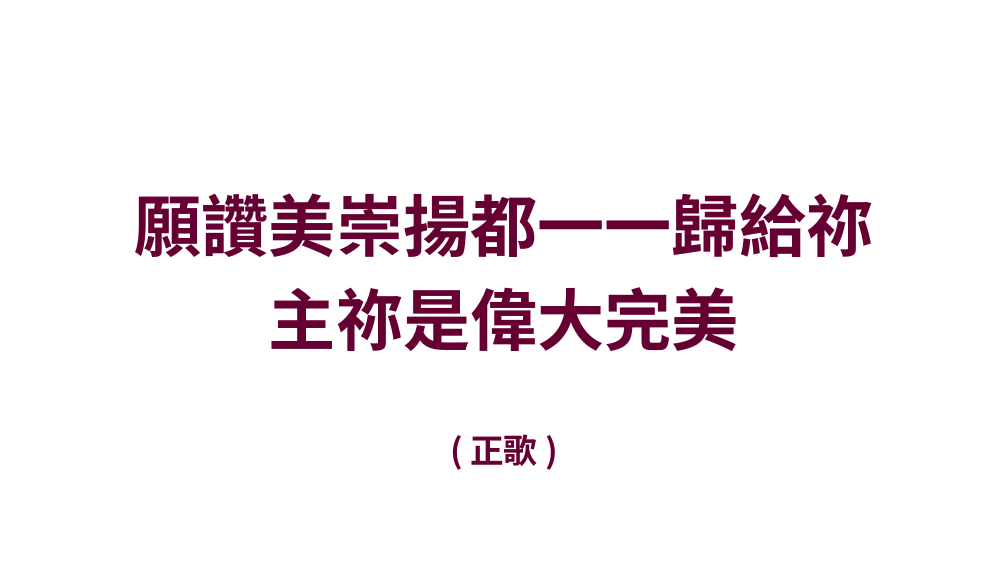
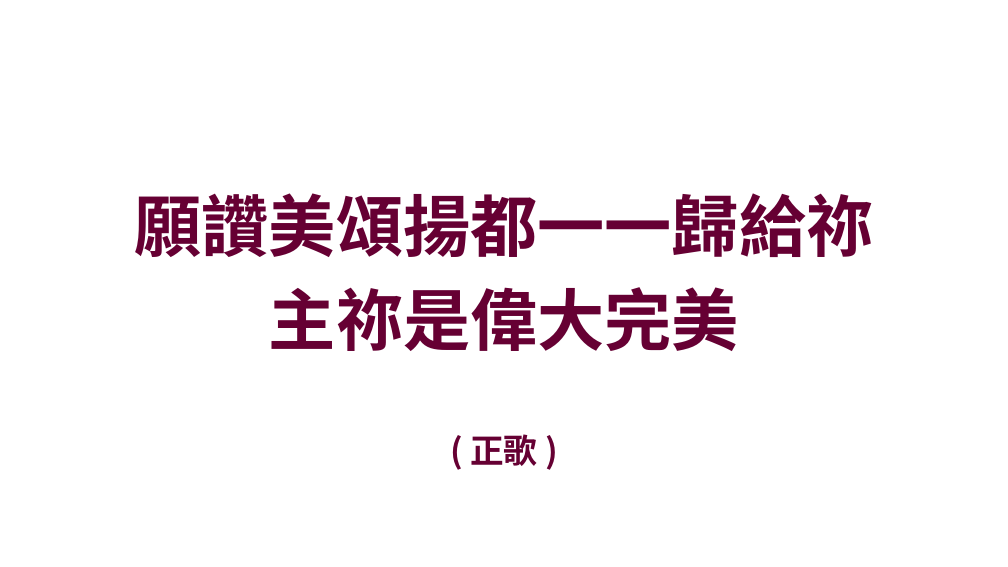
Before and after one commit to batisuoc/prayermeeting, a slide deck: slide 32 of 2023/10月/26-10-2023祈禱會.pptx. Drawn at 1008x567 pixels with LibreOffice and Linux fonts; fonts in the diff are those of the drawing; background and template pictures are left out. Boxes give left, top, right and bottom in pixels: in the first picture for what was removed or moved away, otherwise in the second. Text is boxed around its words. In the diff, an @@ line names an element or a change of style, - is before the commit and + after.

Commit message:
Add new & Update ppts

```diff
--- a/2023/10月/26-10-2023祈禱會.pptx
+++ b/2023/10月/26-10-2023祈禱會.pptx
@@ text at <box>135,193,874,257</box>: text changed @@
-願讚美崇揚都一一歸給祢
+願讚美頌揚都一一歸給祢
```
Also in this commit, not shown: 35 other files.
